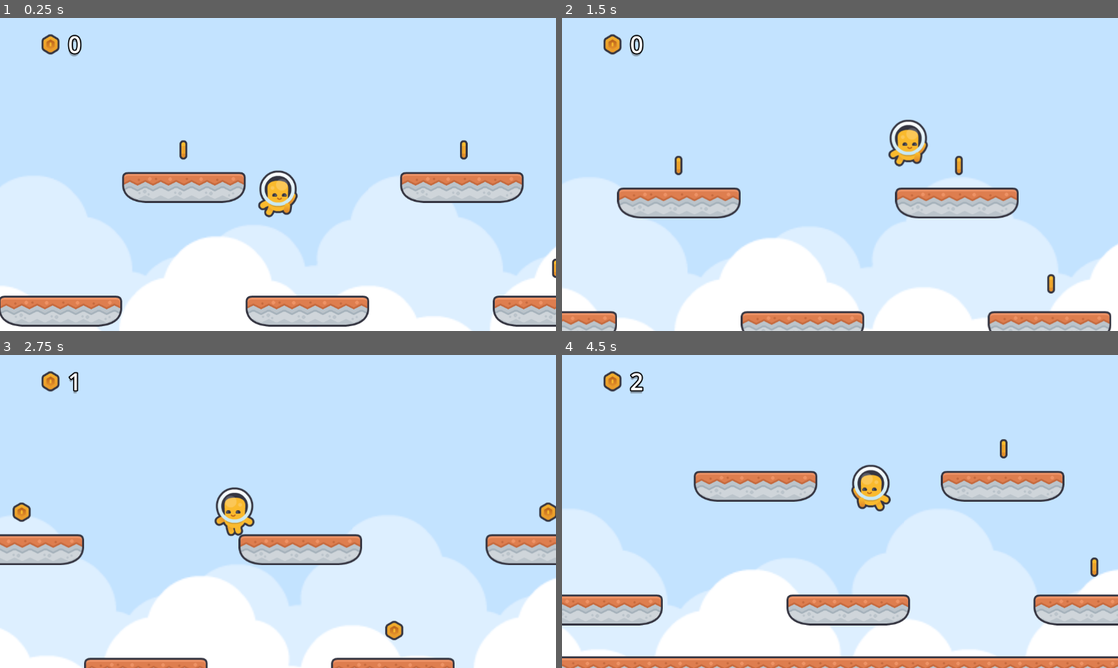
Above: before the commit, frames 1-4 (two rows, left to right).
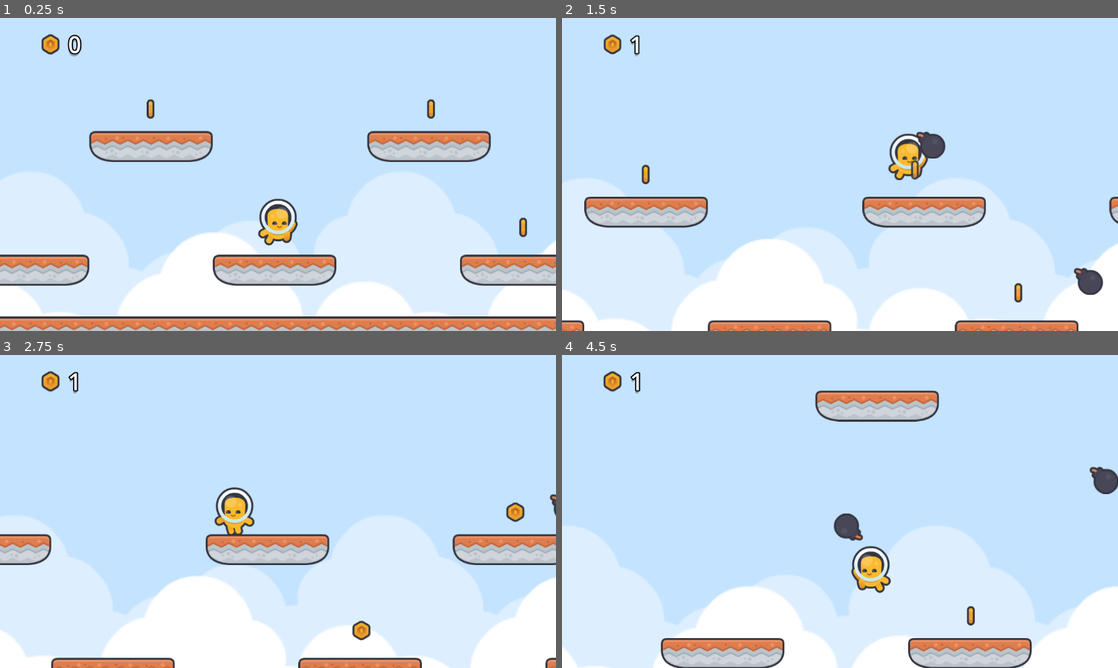
Above: after the commit, the same moments.

Repository: SpaceMoreDev/MarchHotel_Game
Game: Godot game, scene res://main.tscn
Same seed, same stepped clock (60 frames per second), same inputs: the game is played once before the commit and once after it.
Inputs (mouse positions are in pixels of both pictures, inside the frame that each line leads up to):
- Up to frame 1 (0.25 s): no input
- Up to frame 2 (1.5 s): tap Enter (ui_accept) at 0.5, 0.77 s; move the mouse to (962, 158) at 0.52 s; hold F (Attack, bound only after the commit) 0.53-1.28 s; hold Right (ui_right) from 0.53 s (still down); click (962, 158) at 0.67 s; move the mouse to (728, 190) at 1.27 s; tap F (Attack, bound only after the commit) at 1.35 s; click (728, 190) at 1.42 s
- Up to frame 3 (2.75 s): tap Enter (ui_accept) at 1.52 s; move the mouse to (333, 442) at 2.02 s; release Right (ui_right) at 2.03 s; hold Left (ui_left) from 2.03 s (still down); hold F (Attack, bound only after the commit) from 2.03 s (still down); click (333, 442) at 2.17 s
- Up to frame 4 (4.5 s): move the mouse to (812, 574) at 2.77 s; release Left (ui_left) at 2.78 s; release F (Attack, bound only after the commit) at 2.78 s; hold Right (ui_right) 2.78-4.28 s; tap F (Attack, bound only after the commit) at 2.85, 4.35 s; click (812, 574) at 2.92 s; tap Enter (ui_accept) at 3.02, 3.77 s; move the mouse to (1006, 558) at 3.52 s; hold F (Attack, bound only after the commit) 3.53-4.28 s; click (1006, 558) at 3.67 s; move the mouse to (673, 464) at 4.27 s; hold Left (ui_left) from 4.28 s (still down); click (673, 464) at 4.42 s

The runs differ from the first frame. In frame 1, 25% of the frame differs, in the area x 0-100%, y 26-100%; in frame 2, 12%; in frame 3, 5.1%; in frame 4, 26%, in the area x 0-100%, y 5-100%.

Commit message:
added projectiles

Diff:
--- /dev/null
+++ b/Scenes/bullet.tscn
@@ -0,0 +1,27 @@
+[gd_scene format=3 uid="uid://6jyn5arpsnmp"]
+
+[ext_resource type="Script" uid="uid://cauq0rtcnor5c" path="res://Scripts/Spawnables/Bullet.gd" id="1_oduel"]
+[ext_resource type="Texture2D" uid="uid://ddupl6ps1qul5" path="res://Assets/Tiles/bomb.png" id="1_xjght"]
+[ext_resource type="Texture2D" uid="uid://cq3exew0nxg2h" path="res://Assets/exploding.png" id="2_ycag2"]
+
+[sub_resource type="CircleShape2D" id="CircleShape2D_oduel"]
+radius = 31.06445
+
+[node name="Bullet" type="Area2D" unique_id=478943587]
+collision_layer = 8
+collision_mask = 17
+script = ExtResource("1_oduel")
+
+[node name="explode" type="Sprite2D" parent="." unique_id=2009790121]
+visible = false
+z_index = 5
+scale = Vector2(0.29204428, 0.2920443)
+texture = ExtResource("2_ycag2")
+
+[node name="Sprite2D" type="Sprite2D" parent="." unique_id=759245083]
+texture = ExtResource("1_xjght")
+
+[node name="CollisionShape2D" type="CollisionShape2D" parent="." unique_id=1914473541]
+shape = SubResource("CircleShape2D_oduel")
+
+[connection signal="body_entered" from="." to="." method="_on_body_entered"]
--- a/Scenes/coin.tscn
+++ b/Scenes/coin.tscn
@@ -19,9 +19,12 @@
 }]
 
 [sub_resource type="CircleShape2D" id="CircleShape2D_efxa6"]
-radius = 43.0
+radius = 40.112343
 
-[node name="coin" type="Area2D" unique_id=1330714917]
+[node name="coin" type="Area2D" unique_id=1026982860]
+collision_layer = 4
+collision_mask = 2
+gravity_point_unit_distance = 1.0
 script = ExtResource("1_g537i")
 
 [node name="AnimatedSprite2D" type="AnimatedSprite2D" parent="." unique_id=1408280629]
@@ -30,7 +33,7 @@
 autoplay = "spin"
 frame_progress = 0.3455048
 
-[node name="CollisionShape2D" type="CollisionShape2D" parent="." unique_id=1741441687]
+[node name="CollisionShape2D2" type="CollisionShape2D" parent="." unique_id=1741441687]
 shape = SubResource("CircleShape2D_efxa6")
 
 [connection signal="body_entered" from="." to="." method="_on_body_entered"]
--- /dev/null
+++ b/Scripts/BulletSpawner.gd
@@ -0,0 +1,16 @@
+extends Node2D
+
+var player : Player
+
+func _ready() -> void:
+	player = Global.get_player()
+	player.player_combat.shoot.connect(spawn)
+
+
+func spawn(bullet:PackedScene, direction:float , location:Vector2) -> void:
+	var spawned_bullet : Bullet = bullet.instantiate()
+	spawned_bullet.rotation = direction
+	spawned_bullet.position = location
+
+	add_child(spawned_bullet)
+	spawned_bullet.shoot(direction)
--- a/Scripts/Global.gd
+++ b/Scripts/Global.gd
@@ -14,6 +14,10 @@
 	if !is_instance_valid(player):
 		player = get_tree().get_first_node_in_group("Player")
 	return player
+
+func get_bullet_spawner() -> Node2D:
+	return get_tree().get_first_node_in_group("BulletSpawner")
+
 
 func get_coin_UI_pos() -> Vector2:
 	if not player:
--- a/Scripts/Player.gd
+++ b/Scripts/Player.gd
@@ -3,8 +3,9 @@
 
 @onready var Sprite : AnimatedSprite2D = $AnimatedSprite2D
 
-@onready var coin_text : Label = $CanvasLayer/Control/HBoxContainer/Label
-@onready var coin_icon : Control = $CanvasLayer/Control/HBoxContainer
+@onready var coin_text : Label = $UI/Control/HBoxContainer/Label
+@onready var coin_icon : Control = $UI/Control/HBoxContainer
+@onready var player_combat : PlayerCombat = $Combat
 
 const SPEED = 300.0
 const JUMP_VELOCITY = -770.0
--- /dev/null
+++ b/Scripts/PlayerCombat.gd
@@ -0,0 +1,20 @@
+extends Node
+class_name PlayerCombat
+
+var player : Player
+var bulletScene = preload("res://Scenes/bullet.tscn")
+signal shoot(bullet:PackedScene, direction:float , location:Vector2)
+
+func _ready() -> void:
+	player = Global.get_player()
+
+func _input(event: InputEvent) -> void:
+	if event.is_action_pressed("Attack"):
+
+		var dir = 0
+		if player.Sprite.flip_h:
+			dir =  Vector2.LEFT.angle()
+		else:
+			dir = Vector2.RIGHT.angle()
+
+		shoot.emit(bulletScene, dir, player.position)
--- /dev/null
+++ b/Scripts/Spawnables/Bullet.gd
@@ -0,0 +1,31 @@
+extends Area2D
+class_name Bullet
+
+var velocity = Vector2.RIGHT
+var dir : Vector2
+var active : bool = false
+var speed = 700
+
+func shoot(new_dir : float) -> void:
+	velocity = velocity.rotated(new_dir)
+	active = true
+
+	await get_tree().create_timer(3).timeout
+	if active:
+		explode()
+
+# Called every frame. 'delta' is the elapsed time since the previous frame.
+func _physics_process(delta: float) -> void:
+	if active:
+		position += velocity * speed * delta
+
+
+func _on_body_entered(body: Node2D) -> void:
+	explode()
+
+func explode():
+	active = false
+	$Sprite2D.hide()
+	$explode.show() # can be particles later
+	await get_tree().create_timer(.5).timeout
+	queue_free()
--- a/main.tscn
+++ b/main.tscn
@@ -1,8 +1,10 @@
 [gd_scene format=4 uid="uid://cvwba3pbqfk7u"]
 
+[ext_resource type="Script" uid="uid://bn8g464ahdrpj" path="res://Scripts/BulletSpawner.gd" id="1_4c57u"]
 [ext_resource type="Script" uid="uid://ljyl007km0vp" path="res://Scripts/Player.gd" id="1_272bh"]
 [ext_resource type="Texture2D" uid="uid://cnnd5ci7jjhwb" path="res://Assets/Backgrounds/background_solid_sky.png" id="1_kek77"]
 [ext_resource type="SpriteFrames" uid="uid://bcqqxasbvvvcr" path="res://Default_Character_frames.tres" id="5_272bh"]
+[ext_resource type="Script" uid="uid://yw1ftvk8khg3" path="res://Scripts/PlayerCombat.gd" id="6_5vw27"]
 [ext_resource type="TileSet" uid="uid://dqv25wrpgfo3u" path="res://Assets/platforming_tile_set.tres" id="7_5vw27"]
 [ext_resource type="Texture2D" uid="uid://qlf0t67ff52d" path="res://Assets/Backgrounds/background_clouds.png" id="8_5vw27"]
 [ext_resource type="Texture2D" uid="uid://xerbsa2napt0" path="res://Assets/Tiles/coin_gold.png" id="10_4c57u"]
@@ -13,35 +15,66 @@
 
 [node name="Main" type="Node2D" unique_id=881412835]
 
-[node name="ParallaxBackground" type="ParallaxBackground" parent="." unique_id=1215615306]
+[node name="map" type="Node" parent="." unique_id=400654705]
+
+[node name="ParallaxBackground" type="ParallaxBackground" parent="map" unique_id=1215615306]
 scroll_ignore_camera_zoom = true
 
-[node name="Background2" type="ParallaxLayer" parent="ParallaxBackground" unique_id=1227745104]
+[node name="Background2" type="ParallaxLayer" parent="map/ParallaxBackground" unique_id=1227745104]
 motion_scale = Vector2(0.1, 0.1)
 motion_mirroring = Vector2(768, 768)
 
-[node name="Sprite2D" type="Sprite2D" parent="ParallaxBackground/Background2" unique_id=1337361654]
+[node name="Sprite2D" type="Sprite2D" parent="map/ParallaxBackground/Background2" unique_id=1337361654]
 scale = Vector2(3, 3)
 texture = ExtResource("1_kek77")
 centered = false
 
-[node name="Background" type="ParallaxLayer" parent="ParallaxBackground" unique_id=1109870863]
+[node name="Background" type="ParallaxLayer" parent="map/ParallaxBackground" unique_id=1109870863]
 motion_scale = Vector2(0.1, 0.1)
 motion_mirroring = Vector2(768, 0)
 
-[node name="Sprite2D" type="Sprite2D" parent="ParallaxBackground/Background" unique_id=2082282407]
+[node name="Sprite2D" type="Sprite2D" parent="map/ParallaxBackground/Background" unique_id=2082282407]
 scale = Vector2(3, 3)
 texture = ExtResource("8_5vw27")
 centered = false
 
-[node name="TileMapLayer" type="TileMapLayer" parent="." unique_id=2081961652]
+[node name="coins" type="Node" parent="map" unique_id=1793187200]
+
+[node name="coin2" parent="map/coins" unique_id=1330714917 instance=ExtResource("11_efxa6")]
+position = Vector2(1201, 559)
+
+[node name="coin" parent="map/coins" unique_id=644550678 instance=ExtResource("11_efxa6")]
+position = Vector2(429, 314)
+
+[node name="coin4" parent="map/coins" unique_id=808427961 instance=ExtResource("11_efxa6")]
+position = Vector2(1520, 314)
+
+[node name="coin5" parent="map/coins" unique_id=763361847 instance=ExtResource("11_efxa6")]
+position = Vector2(2028, 314)
+
+[node name="coin6" parent="map/coins" unique_id=1236671666 instance=ExtResource("11_efxa6")]
+position = Vector2(1708, 559)
+
+[node name="coin7" parent="map/coins" unique_id=332162365 instance=ExtResource("11_efxa6")]
+position = Vector2(2214, 559)
+
+[node name="coin3" parent="map/coins" unique_id=718701138 instance=ExtResource("11_efxa6")]
+position = Vector2(1010, 314)
+
+[node name="tilemaps" type="Node" parent="map" unique_id=1521054475]
+
+[node name="TileMapLayer" type="TileMapLayer" parent="map/tilemaps" unique_id=2081961652]
 position = Vector2(622, 296)
 tile_map_data = PackedByteArray("AAD3/wUAAAABAAIAAAD4/wUAAAAAAAIAAAD5/wUAAAAAAAIAAAD6/wUAAAACAAIAAAD7/wEAAAABAAIAAAD8/w …(4464 unchanged characters)…
 tile_set = ExtResource("7_5vw27")
 
 [node name="CharacterBody2D" type="CharacterBody2D" parent="." unique_id=505627560 groups=["Player"]]
-position = Vector2(625, 365)
+position = Vector2(693, 508)
+collision_layer = 2
 script = ExtResource("1_272bh")
+
+[node name="Combat" type="Node" parent="CharacterBody2D" unique_id=104314784]
+script = ExtResource("6_5vw27")
 
 [node name="AnimatedSprite2D" type="AnimatedSprite2D" parent="CharacterBody2D" unique_id=1473830675]
 sprite_frames = ExtResource("5_272bh")
@@ -59,15 +92,15 @@
 drag_horizontal_enabled = true
 drag_vertical_enabled = true
 
-[node name="CanvasLayer" type="CanvasLayer" parent="CharacterBody2D" unique_id=455417309]
+[node name="UI" type="CanvasLayer" parent="CharacterBody2D" unique_id=455417309]
 
-[node name="Control" type="Control" parent="CharacterBody2D/CanvasLayer" unique_id=199984907]
+[node name="Control" type="Control" parent="CharacterBody2D/UI" unique_id=199984907]
 layout_mode = 3
 anchors_preset = 0
 offset_right = 40.0
 offset_bottom = 40.0
 
-[node name="HBoxContainer" type="HBoxContainer" parent="CharacterBody2D/CanvasLayer/Control" unique_id=233051789]
+[node name="HBoxContainer" type="HBoxContainer" parent="CharacterBody2D/UI/Control" unique_id=233051789]
 layout_mode = 0
 offset_left = 31.0
 offset_top = 21.0
@@ -77,11 +110,11 @@
 pivot_offset_ratio = Vector2(0.5, 0.5)
 alignment = 1
 
-[node name="coinIcon" type="TextureRect" parent="CharacterBody2D/CanvasLayer/Control/HBoxContainer" unique_id=173788893]
+[node name="coinIcon" type="TextureRect" parent="CharacterBody2D/UI/Control/HBoxContainer" unique_id=173788893]
 layout_mode = 2
 texture = ExtResource("10_4c57u")
 
-[node name="Label" type="Label" parent="CharacterBody2D/CanvasLayer/Control/HBoxContainer" unique_id=754976570]
+[node name="Label" type="Label" parent="CharacterBody2D/UI/Control/HBoxContainer" unique_id=754976570]
 layout_mode = 2
 theme_override_colors/font_shadow_color = Color(0.23137255, 0.23137255, 0.23137255, 0.38431373)
 theme_override_colors/font_outline_color = Color(0, 0, 0, 1)
@@ -91,23 +124,5 @@
 theme_override_font_sizes/font_size = 48
 text = "0"
 
-[node name="coin2" parent="." unique_id=1330714917 instance=ExtResource("11_efxa6")]
-position = Vector2(1201, 559)
-
-[node name="coin" parent="." unique_id=644550678 instance=ExtResource("11_efxa6")]
-position = Vector2(429, 314)
-
-[node name="coin4" parent="." unique_id=808427961 instance=ExtResource("11_efxa6")]
-position = Vector2(1520, 314)
-
-[node name="coin5" parent="." unique_id=763361847 instance=ExtResource("11_efxa6")]
-position = Vector2(2028, 314)
-
-[node name="coin6" parent="." unique_id=1236671666 instance=ExtResource("11_efxa6")]
-position = Vector2(1708, 559)
-
-[node name="coin7" parent="." unique_id=332162365 instance=ExtResource("11_efxa6")]
-position = Vector2(2214, 559)
-
-[node name="coin3" parent="." unique_id=718701138 instance=ExtResource("11_efxa6")]
-position = Vector2(1010, 314)
+[node name="bulletspawner" type="Node2D" parent="." unique_id=1125454308 groups=["BulletSpawner"]]
+script = ExtResource("1_4c57u")
--- a/project.godot
+++ b/project.godot
@@ -27,6 +27,7 @@
 [global_group]
 
 Player=""
+BulletSpawner=""
 
 [input]
 
@@ -62,6 +63,11 @@
 , Object(InputEventKey,"resource_local_to_scene":false,"resource_name":"","device":-1,"window_id":0,"alt_pressed":false …(183 unchanged characters)…
 ]
 }
+Attack={
+"deadzone": 0.2,
+"events": [Object(InputEventKey,"resource_local_to_scene":false,"resource_name":"","device":-1,"window_id":0,"alt_pressed":false,"shift_pressed":false,"ctrl_pressed":false,"meta_pressed":false,"pressed":false,"keycode":0,"physical_keycode":70,"key_label":0,"unicode":102,"location":0,"echo":false,"script":null)
+]
+}
 
 [physics]
 
Binary file added: Assets/exploding.png
Not shown, added: Assets/exploding.png.import
Not shown, added: Scripts/BulletSpawner.gd.uid
Not shown, added: Scripts/PlayerCombat.gd.uid
Not shown, added: Scripts/Spawnables/Bullet.gd.uid
